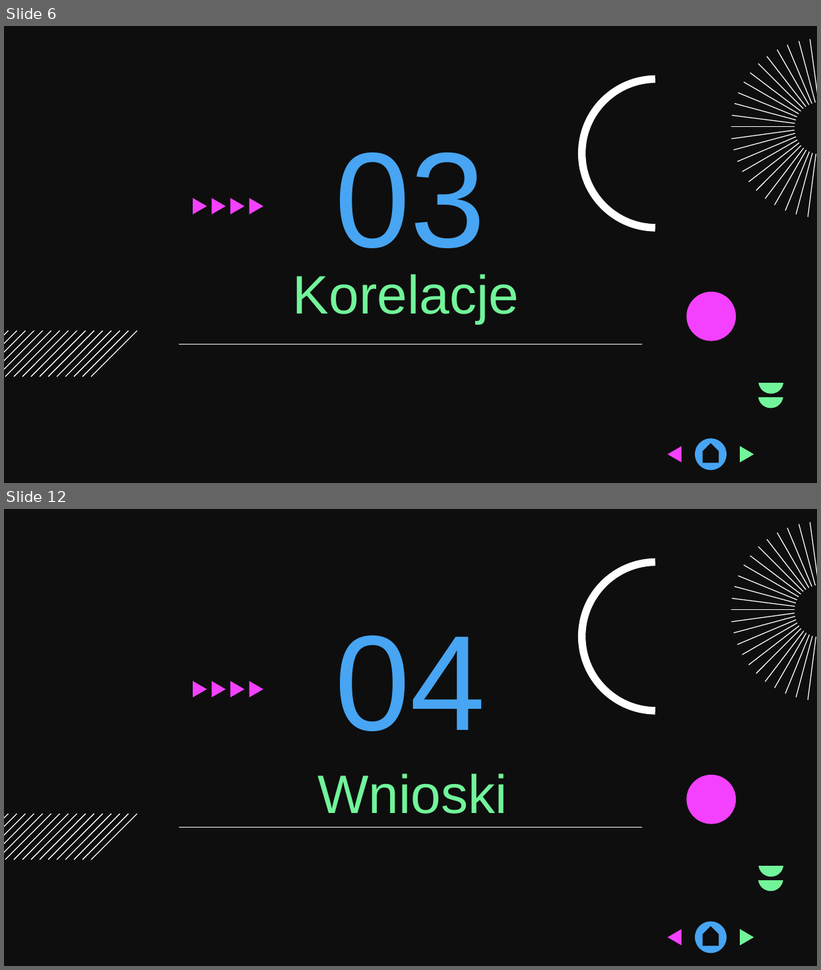
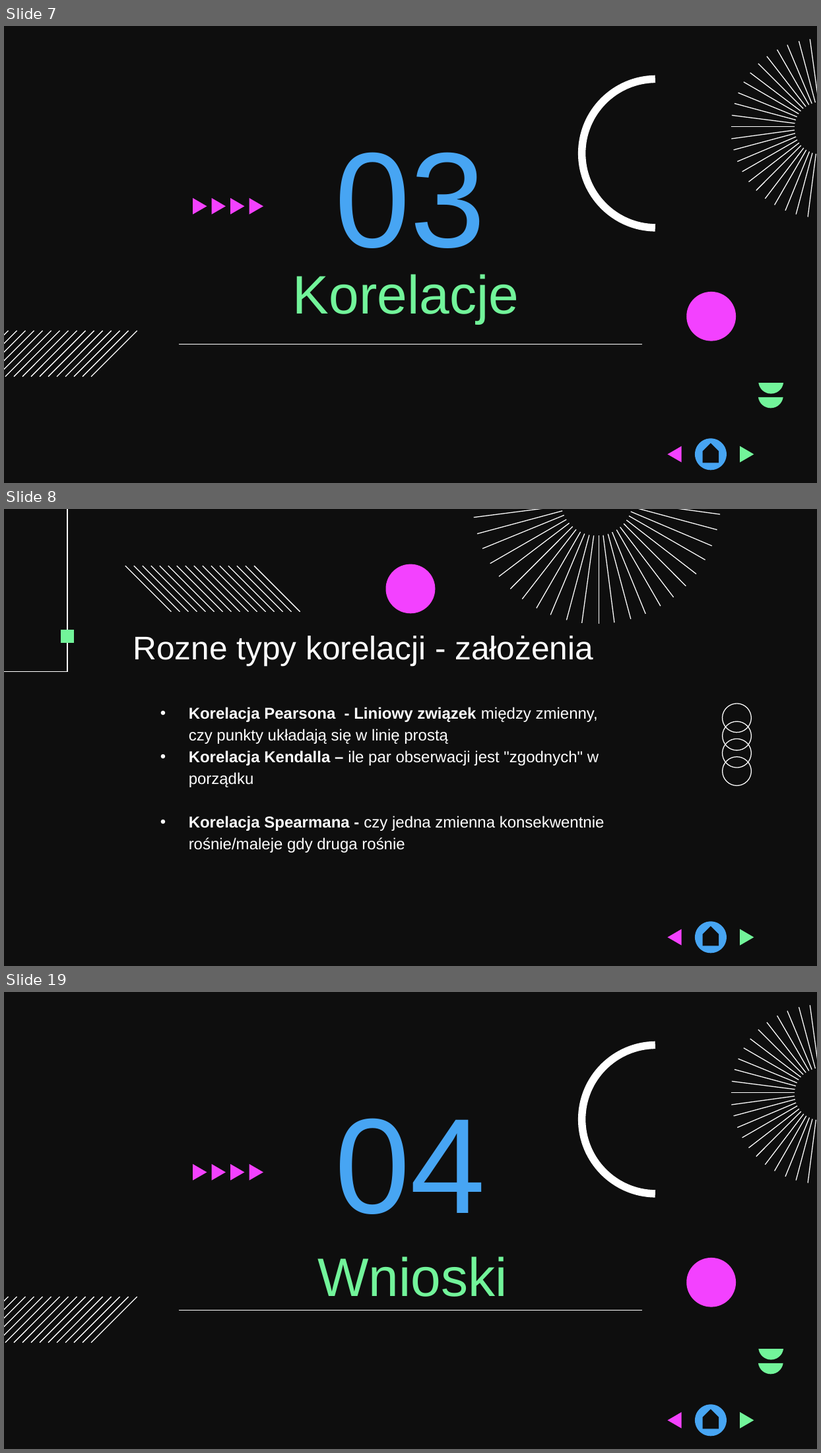
Before and after one commit to CyprianWo/AnalizaDanych-Projekt, a slide deck: Prezentacja_v2.pptx. Shown one above the other, each under a label of ours: slides 6 and 12 before the commit, slides 7, 8 and 19 after it; the slides between them are not shown. The pictures are 821x970 and 821x1453 pixels, drawn with LibreOffice and Linux fonts; fonts in the diff are those of the drawing; background and template pictures are left out. Boxes give left, top, right and bottom in pixels: in the first picture for what was removed or moved away, otherwise in the second. Text is boxed around its words. In the diff, an @@ line names an element or a change of style, - is before the commit and + after.

```diff
--- a/Prezentacja_v2.pptx
+++ b/Prezentacja_v2.pptx
@@ slide 8 added at (x1=4, y1=509, x2=817, y2=966), background picture (left out) @@
@@ freeform shape added at (x1=4, y1=509, x2=67, y2=671), fill #FFFFFF, outline #FFFFFF 0.75 pt @@
@@ group added at (x1=474, y1=509, x2=719, y2=624): 23 freeform shapes @@
@@ group added at (x1=125, y1=566, x2=301, y2=612): 16 freeform shapes @@
@@ freeform shape added at (x1=386, y1=564, x2=436, y2=614), fill #F341FF @@
@@ freeform shape added at (x1=61, y1=630, x2=74, y2=643), fill #72F49A @@
@@ title added at (x1=133, y1=636, x2=593, y2=665), 29 pt, text #FFFFFF @@
+Rozne typy korelacji - założenia
@@ subtitle added at (x1=189, y1=707, x2=605, y2=853), 14 pt, text #FFFFFF @@
+• Korelacja Pearsona - Liniowy związek między zmienny, czy punkty układają się w linię prostą
+• Korelacja Kendalla – ile par obserwacji jest "zgodnych" w porządku
+• Korelacja Spearmana - czy jedna zmienna konsekwentnie rośnie/maleje gdy druga rośnie
@@ group added at (x1=721, y1=702, x2=753, y2=787): 4 freeform shapes @@
@@ ellipse added at (x1=695, y1=922, x2=727, y2=954), fill #47A5F3 @@
@@ freeform shape added at (x1=667, y1=929, x2=681, y2=946), fill #F341FF @@
@@ pentagon arrow added at (x1=702, y1=927, x2=719, y2=947), fill #0E0E0E @@
@@ freeform shape added at (x1=740, y1=929, x2=754, y2=946), fill #72F49A @@
@@ what was slide 6 is now slide 7 @@
@@ what was slide 12 is now slide 19 @@
```
Also in this commit, not shown: 5 slides changed, 8 other slides added, 2 slides removed.
